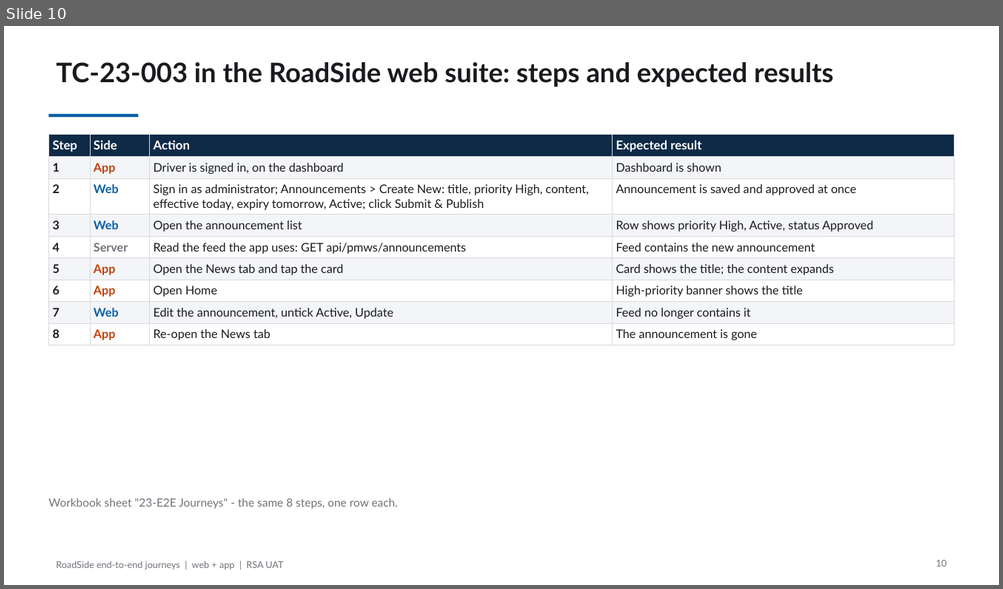
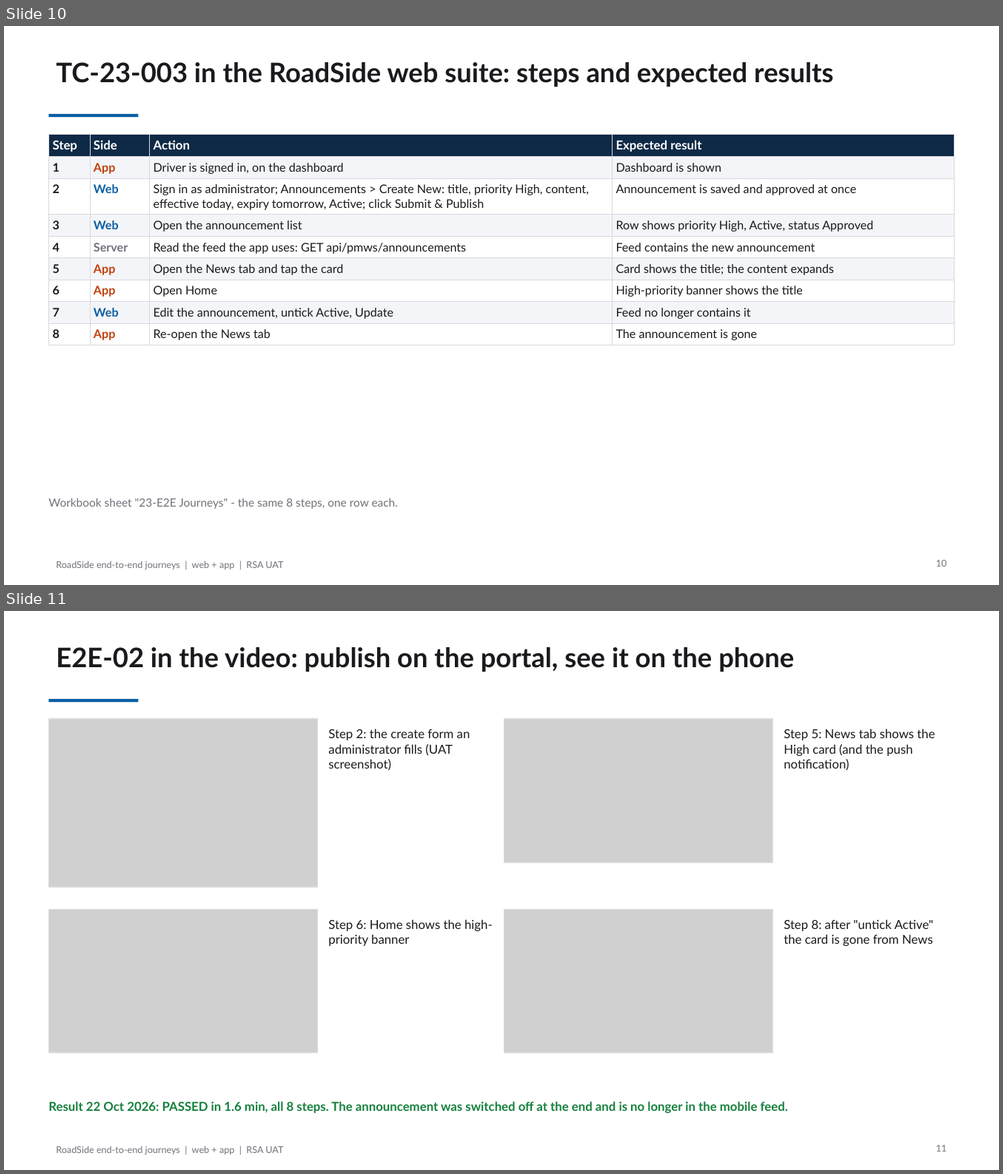
Before and after one commit to bulubuloa/AS.APAC.AI.Workshop, a slide deck: presentations/RoadSide_E2E_Journeys.pptx. Shown one above the other, each under a label of ours: slide 10 before the commit, slides 10 and 11 after it. The pictures are 1003x589 and 1003x1174 pixels, drawn with LibreOffice and Linux fonts; fonts in the diff are those of the drawing; grey boxes stand for pictures. Boxes give left, top, right and bottom in pixels: in the first picture for what was removed or moved away, otherwise in the second. Text is boxed around its words. In the diff, an @@ line names an element or a change of style, - is before the commit and + after.

Commit message:
E2E tests follow the suite steps (11/8) with captions held 2.5 s; deck with 22 Oct results

```diff
--- a/presentations/RoadSide_E2E_Journeys.pptx
+++ b/presentations/RoadSide_E2E_Journeys.pptx
@@ slide 11 added at bbox=[4, 611, 999, 1170], background #FFFFFF; not listed: 2 template elements that a slide beside it also shows @@
@@ title added at bbox=[56, 647, 794, 672], 26 pt, text #1A1A1E, bold @@
+E2E-02 in the video: publish on the portal, see it on the phone
@@ picture added at bbox=[48, 719, 317, 887] @@
@@ rectangle added at bbox=[48, 719, 317, 887], outline #D9D9DE 1 pt @@
@@ picture added at bbox=[504, 719, 772, 863] @@
@@ rectangle added at bbox=[504, 719, 772, 863], outline #D9D9DE 1 pt @@
@@ text added at bbox=[328, 729, 470, 771], 12 pt, text #1A1A1E @@
+Step 2: the create form an administrator fills (UAT screenshot)
@@ text added at bbox=[783, 729, 934, 771], 12 pt, text #1A1A1E @@
+Step 5: News tab shows the High card (and the push notification)
@@ picture added at bbox=[48, 909, 317, 1053] @@
@@ rectangle added at bbox=[48, 909, 317, 1053], outline #D9D9DE 1 pt @@
@@ text added at bbox=[328, 920, 492, 946], 12 pt, text #1A1A1E @@
+Step 6: Home shows the high-priority banner
@@ picture added at bbox=[504, 909, 772, 1053] @@
@@ rectangle added at bbox=[504, 909, 772, 1053], outline #D9D9DE 1 pt @@
@@ text added at bbox=[783, 920, 933, 946], 12 pt, text #1A1A1E @@
+Step 8: after "untick Active" the card is gone from News
@@ text added at bbox=[48, 1102, 788, 1113], 12 pt, text #15803D, bold @@
+Result 22 Oct 2026: PASSED in 1.6 min, all 8 steps. The announcement was switched off at the end and is no longer in the mobile feed.
@@ page number added at bbox=[936, 1145, 947, 1152], 9 pt, text #71717A @@
+11
```
Also in this commit, not shown: 6 slides changed, 13 other files.
